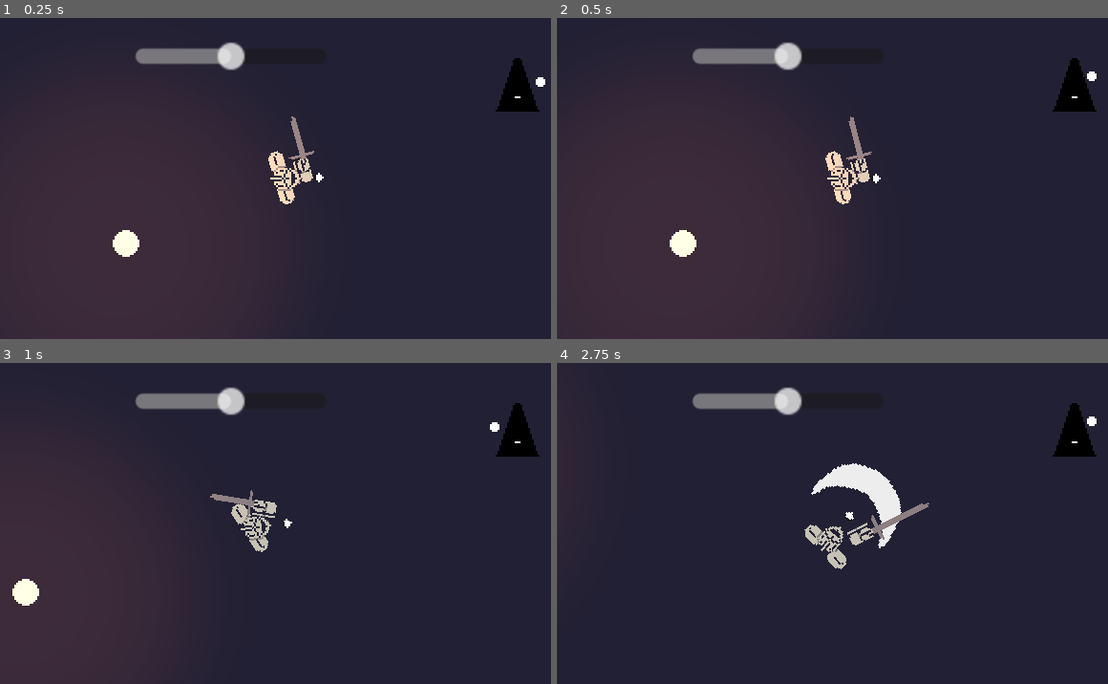
Above: before the commit, frames 1-4 (two rows, left to right).
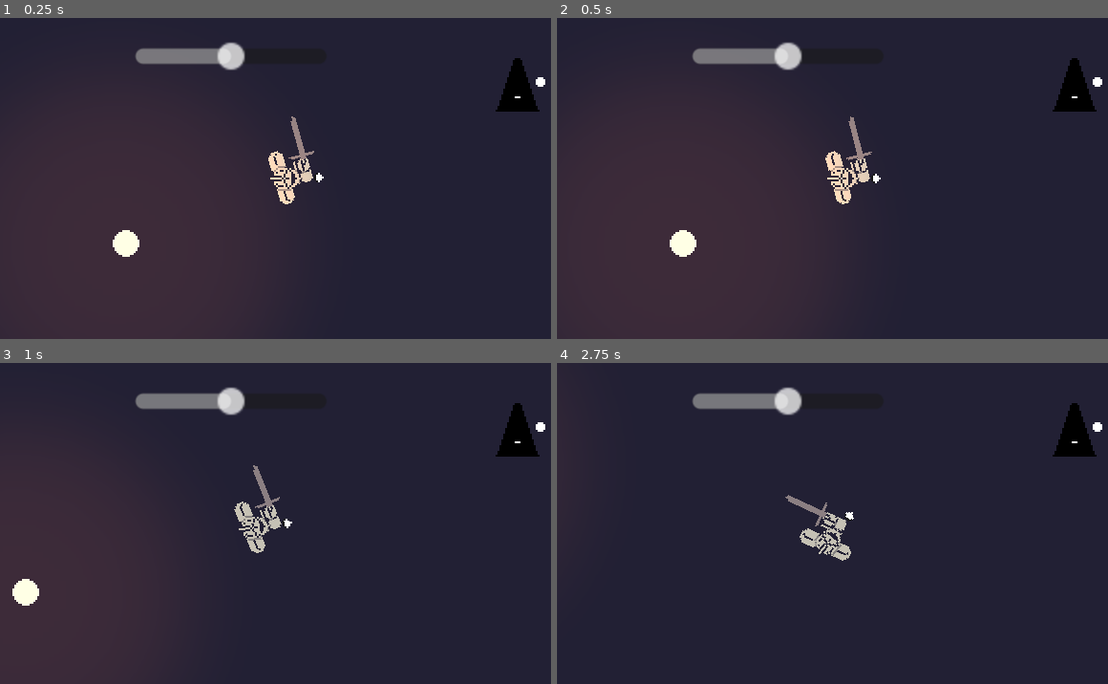
Above: after the commit, the same moments.

Repository: BGuerrero825/Medieval-Brawler
Game: Godot game, scene res://test.tscn
The game is run twice, just before and just after one commit, with the same random seed, the same clock (stepped at 60 frames per second) and the same inputs.
Inputs (mouse positions are in pixels of both pictures, inside the frame that each line leads up to):
- Up to frame 1 (0.25 s): no input
- Up to frame 2 (0.5 s): no input
- Up to frame 3 (1 s): move the mouse to (413, 507) at 0.52 s; press the mouse at (413, 507) at 0.53 s; hold D (move_right) from 0.53 s (still down)
- Up to frame 4 (2.75 s): move the mouse to (727, 539) at 1.27 s; release D (move_right) at 1.28 s; release the mouse at (727, 539) at 1.28 s; hold S (move_down) 1.28-2.03 s; right-click (727, 539) at 1.35 s; move the mouse to (898, 452) at 2.02 s; press the mouse at (898, 452) at 2.03 s; hold D (move_right) from 2.03 s (still down)

Frame 1 is identical in both runs. In frame 2, less than 0.1% of the frame differs, in the area x 96-99%, y 16-22%; in frame 3, 0.9%; in frame 4, 2.5%, in the area x 41-99%, y 16-65%.
Error after the commit: Invalid access to property or key 'beatCadence' on a base object of type 'Node2D (BeatController.gd)'. (res://gui/gui.gd:15)

Commit message:
laptop update

Diff:
--- a/beatcontroller/BeatController.gd
+++ b/beatcontroller/BeatController.gd
@@ -1,14 +1,14 @@
 extends Node2D
 
 const CORE_BPM = 160
-const BEAT_WINDOW = .25 # percentage of beatCadence time after beat in which inputs will still be processed
+const BEAT_WINDOW = .25 # as a percentage of the beatSeconds time (ex .375sec * .25 before & after beat)
 
 var gui = null
 var boomBox = null
 
 var timeOnBeat := 0.0
 var bpm := 160.0
-var beatCadence := 60.0 / bpm
+var beatSeconds := 60.0 / bpm
 var beatCount := 0
 var inBeatWindow := false
 
@@ -23,27 +23,35 @@
 func _process(delta):
 	# update global beat and dependent systems when enough time elapses
 	timeOnBeat += delta
-	# executes when falling out of the beat "grace" window
-	if timeOnBeat > BEAT_WINDOW * beatCadence:
+	# enter pre-beat window
+	if !inBeatWindow and beatSeconds - timeOnBeat < beatSeconds * BEAT_WINDOW:
+		inBeatWindow = true
+	# exit post-beat window
+	elif inBeatWindow and timeOnBeat > beatSeconds * BEAT_WINDOW:
 		inBeatWindow = false
-	# executes on the soonest frame after which a beat occurs
-	if timeOnBeat > beatCadence:
-		# reset timeOnBeat to time past beatCadence that just occurred
-		timeOnBeat -= beatCadence
-		# update beatCadence now if game bpm has changed
-		beatCadence = 60.0 / bpm
-		beatCount += 1
-		inBeatWindow = true
-		update()
+
+	# execute beat triggered actions
+	if timeOnBeat > beatSeconds:
+		# reset timeOnBeat to time past beatSeconds that just occurred
+		timeOnBeat -= beatSeconds
+		# update beatSeconds now if game bpm has changed
+		updateBeat()
+		updateGui()
 		#print(beatCount)
 
 
 # triggers beat dependent actions
-func update():
+func updateGui():
 	if gui:
 		gui.pulse()
 	if boomBox:
 		boomBox.sync()
+
+
+func updateBeat():
+	beatSeconds = 60.0 / bpm
+	beatCount += 1
+	inBeatWindow = true
 
 
 func setGui(newGui):
--- a/fighter/fighter.gd
+++ b/fighter/fighter.gd
@@ -27,6 +27,7 @@
 func _ready():
 	if $controller.isPlayer():
 		Global.setPlayer(self)
+	Global.addEntity(self)
 	animator.play("idle")
 
 func _process(delta):
@@ -41,16 +42,6 @@
 	# processes user input / state transitions
 	inputProcessing()
 
-	#TODO : better input -> queue/immediate exec -> queue drop -> state change print statements to debug loop
-	if queuedState != STATE.IDLE:
-		queueTimer += delta
-
-	if queueTimer > QUEUE_TIMEOUT:
-		clearQueue()
-
-	if desiredState != STATE.IDLE && !bcon.inBeatWindow:
-		queueState(desiredState)
-
 	if bcon.inBeatWindow and queuedState != STATE.IDLE and !updatingState:
 		desiredState = queuedState
 		updateState()
@@ -60,6 +51,52 @@
 		updateState()
 	if not bcon.inBeatWindow:
 		updatingState = false
+
+
+# processes user input / state transitions
+func inputProcessing():
+	var input = $controller.get_input()
+	# early / late debug print
+	if input == INPUT.LPRESS:
+		if bcon.timeOnBeat < bcon.beatCadence / 2:
+			print(bcon.timeOnBeat, " sec LATE")
+		else:
+			print(bcon.beatCadence - bcon.timeOnBeat, " sec EARLY")
+	# STATE TRANSITION LOGIC
+	desiredState = STATE.IDLE 	# assume character wants to do nothing next
+	# IDLE
+	if state == STATE.IDLE:
+		if input == INPUT.LPRESS:
+			desiredState = STATE.WINDUP
+	# WINDUP
+	elif state == STATE.WINDUP:
+		desiredState = STATE.LIGHT
+	# LIGHT
+	elif state == STATE.LIGHT:
+		if input == INPUT.LPRESS:
+			#print("got lpress while swinging")
+			desiredState = STATE.WINDUP
+
+
+# change state of character based on desiredState
+func updateState():
+	if desiredState == state:
+		return
+	if (desiredState == STATE.IDLE):
+		state = STATE.IDLE
+		animator.play("RESET")
+		animator.play("idle")
+	elif (desiredState == STATE.WINDUP):
+		state = STATE.WINDUP
+		animator.play("RESET")
+		animator.play("windup")
+		#velocity = velocity * 0.9
+	elif (desiredState == STATE.LIGHT):
+		state = STATE.LIGHT
+		animator.play("RESET")
+		animator.play("light")
+
+	#print(">>>>> CHANGED TO :: ", state)
 
 
 func orientationProcessing():
@@ -82,65 +119,6 @@
 			velocity = velocity.move_toward(Vector2.ZERO, FRICTION * delta)
 
 
-# processes user input / state transitions
-func inputProcessing():
-	var input = $controller.get_input()
-	if input == INPUT.LPRESS:
-		if bcon.timeOnBeat < bcon.beatCadence / 2:
-			print(bcon.timeOnBeat, " sec LATE")
-		else:
-			print(bcon.beatCadence - bcon.timeOnBeat, " sec EARLY")
-	# STATE TRANSITION LOGIiC
-	desiredState = STATE.IDLE 	# assume character wants to do nothing next
-	# IDLE
-	if state == STATE.IDLE:
-		if input == INPUT.LPRESS:
-			desiredState = STATE.WINDUP
-	# WINDUP
-	elif state == STATE.WINDUP:
-		desiredState = STATE.LIGHT
-	# LIGHT
-	elif state == STATE.LIGHT:
-		if input == INPUT.LPRESS:
-			#print("got lpress while swinging")
-			desiredState = STATE.WINDUP
-
-
-# change state of character based on queuedState
-func updateState():
-	if desiredState == state:
-		return
-	updatingState = true
-	if (desiredState == STATE.IDLE):
-		state = STATE.IDLE
-		animator.play("RESET")
-		animator.play("idle")
-	elif (desiredState == STATE.WINDUP):
-		state = STATE.WINDUP
-		animator.play("RESET")
-		animator.play("windup")
-		#velocity = velocity * 0.9
-	elif (desiredState == STATE.LIGHT):
-		state = STATE.LIGHT
-		animator.play("RESET")
-		animator.play("light")
-
-	#print(">>>>> CHANGED TO :: ", state)
-
-
-func queueState(newState: STATE):
-	queueTimer = 0.0
-	if newState == queuedState:
-		return
-	queuedState = newState
-	#print(">>>>> QUEUED :: ", queuedState)
-
-
-func clearQueue():
-	queuedState = STATE.IDLE
-	queueTimer = 0
-	#print("queue CLEARED!@!!!!")
-
 func debug_output():
 	#print("\n", self.get_name())
 	#print("pivot: ", $pivot.rotation)
--- a/global.gd
+++ b/global.gd
@@ -2,6 +2,7 @@
 
 var player = null
 var beatController = null
+var entities = []
 
 func _process(_delta):
 	pass
@@ -11,3 +12,9 @@
 
 func setBeatController(newBeatController):
 	beatController = newBeatController
+
+func addEntity(newEntity):
+	entities.append(newEntity)
+
+func removeEntity(oldEntity):
+	entities.erase(oldEntity)
